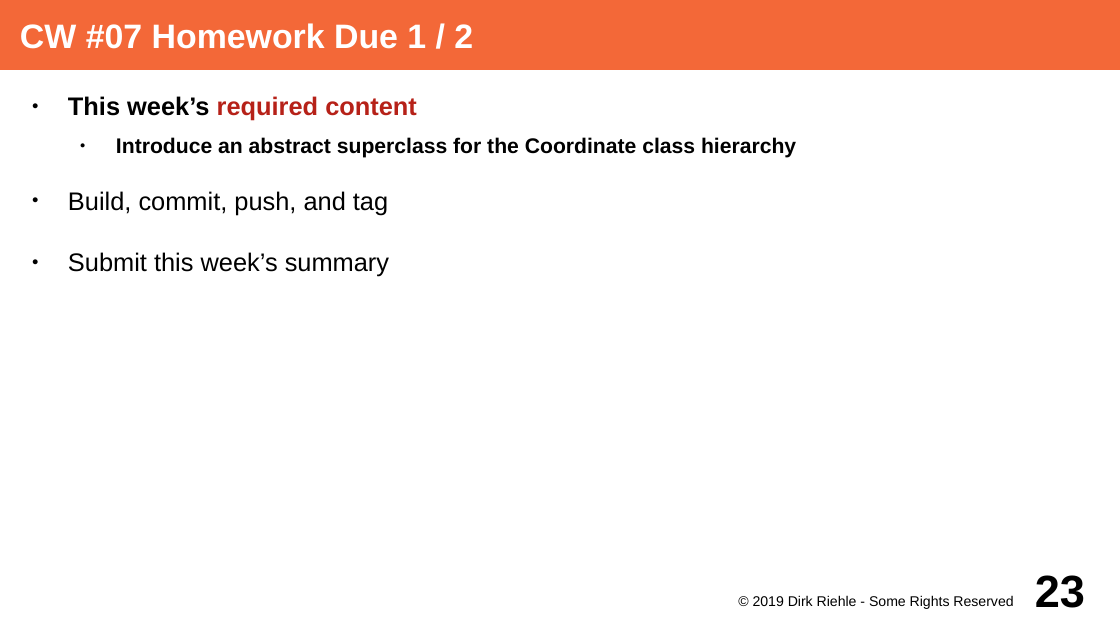
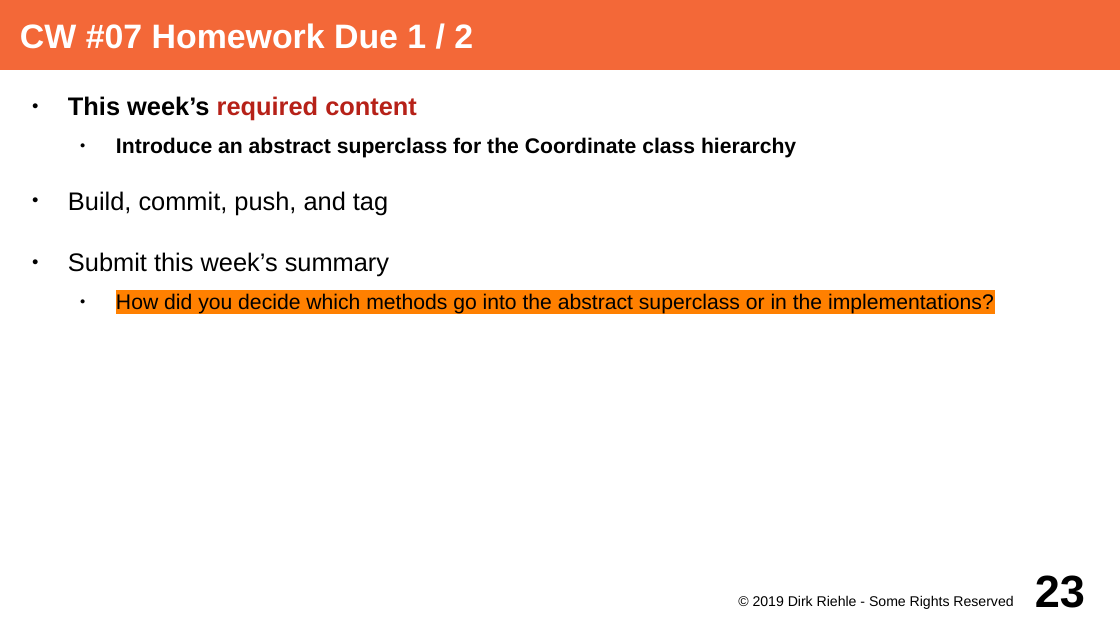
Before and after one commit to dirkriehle/adap-course, a slide deck: slide 23 of Lecture Slides/ADAP A02 - Course Schedule.odp. Drawn at 1120x630 pixels with LibreOffice and Linux fonts; fonts in the diff are those of the drawing. Boxes give left, top, right and bottom in pixels: in the first picture for what was removed or moved away, otherwise in the second. Text is boxed around its words. In the diff, an @@ line names an element or a change of style, - is before the commit and + after.

```diff
--- a/Lecture Slides/ADAP A02 - Course Schedule.odp
+++ b/Lecture Slides/ADAP A02 - Course Schedule.odp
@@ text at bbox=[116, 293, 994, 314]: paragraph added @@
+  ● How did you decide which methods go into the abstract superclass or in the implementations?
```
Also in this commit, not shown: 8 other slides changed.
